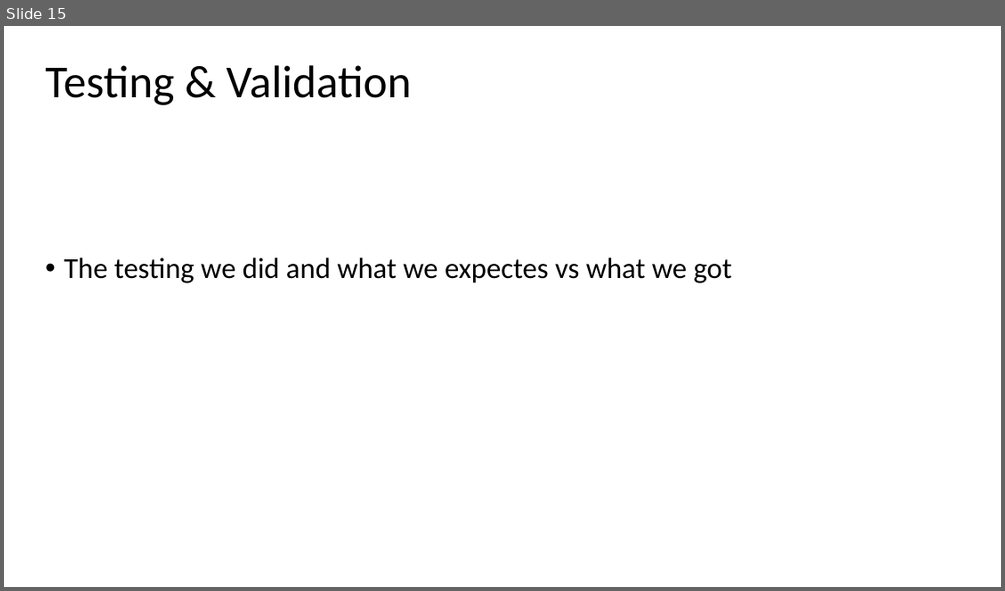
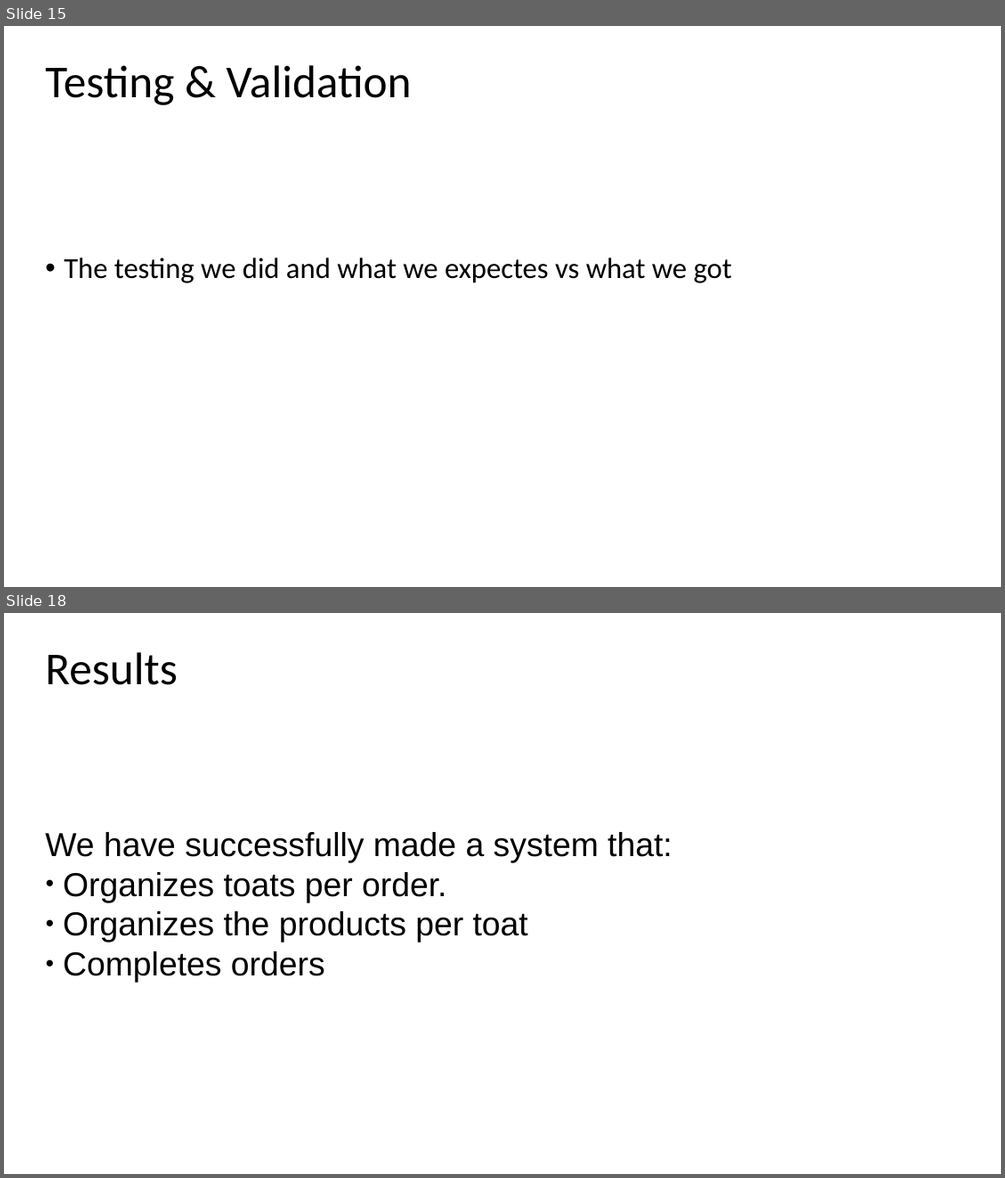
Before and after one commit to wallmenis/exercise, a slide deck: presentation/Presentation.pptx. Shown one above the other, each under a label of ours: slide 15 before the commit, slides 15 and 18 after it; the slides between them are not shown. The pictures are 1005x591 and 1005x1178 pixels, drawn with LibreOffice and Linux fonts; fonts in the diff are those of the drawing; background and template pictures are left out. Boxes give left, top, right and bottom in pixels: in the first picture for what was removed or moved away, otherwise in the second. Text is boxed around its words. In the diff, an @@ line names an element or a change of style, - is before the commit and + after.

```diff
--- a/presentation/Presentation.pptx
+++ b/presentation/Presentation.pptx
@@ slide 18 added at [4,613,1001,1174], background picture (left out) @@
@@ title added at [45,652,178,685], 44 pt, text #000000 @@
+Results
@@ subtitle added at [45,832,672,982], 32 pt, text #000000 @@
+We have successfully made a system that:
+● Organizes toats per order.
+● Organizes the products per toat
+● Completes orders
```
Also in this commit, not shown: 6 slides changed, 4 other slides added, 5 slides removed, 1 other file.
